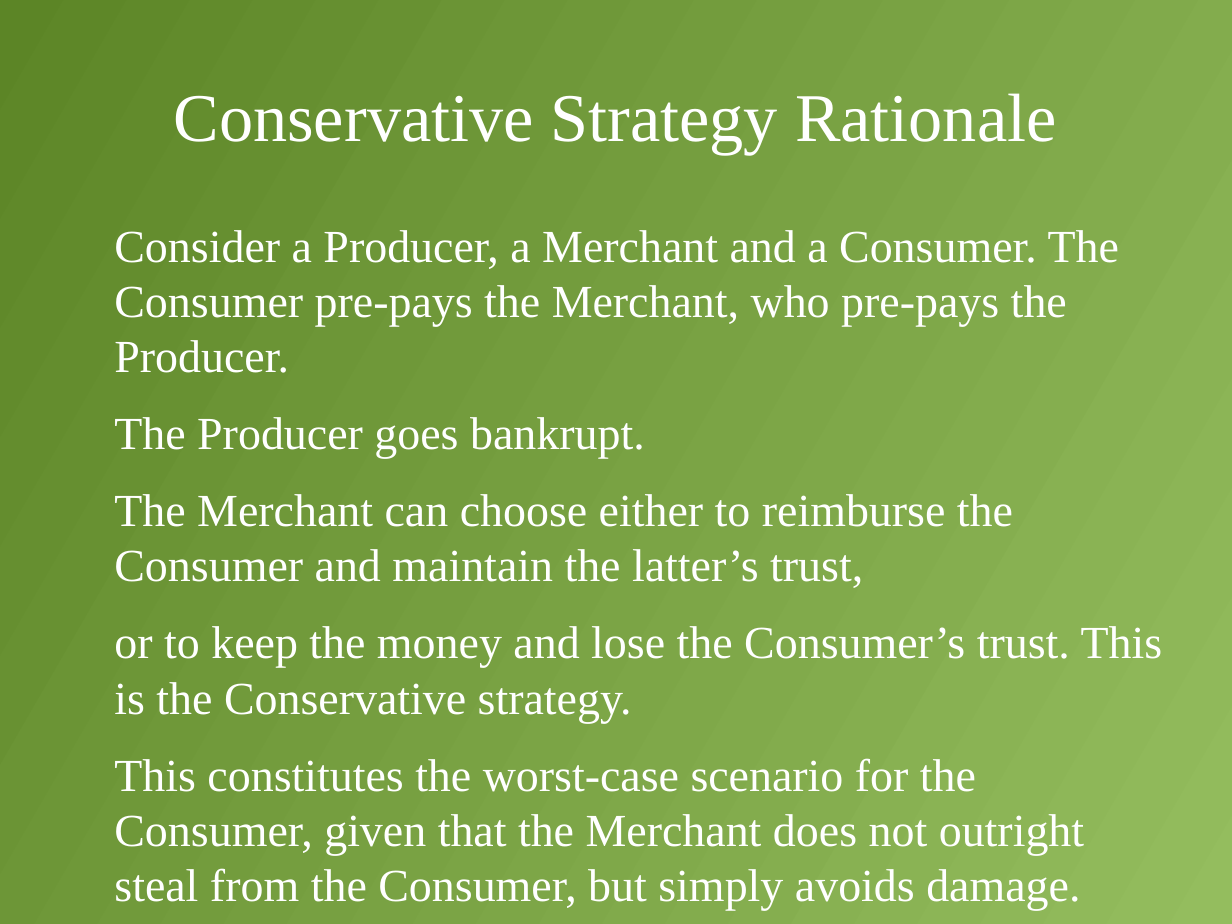
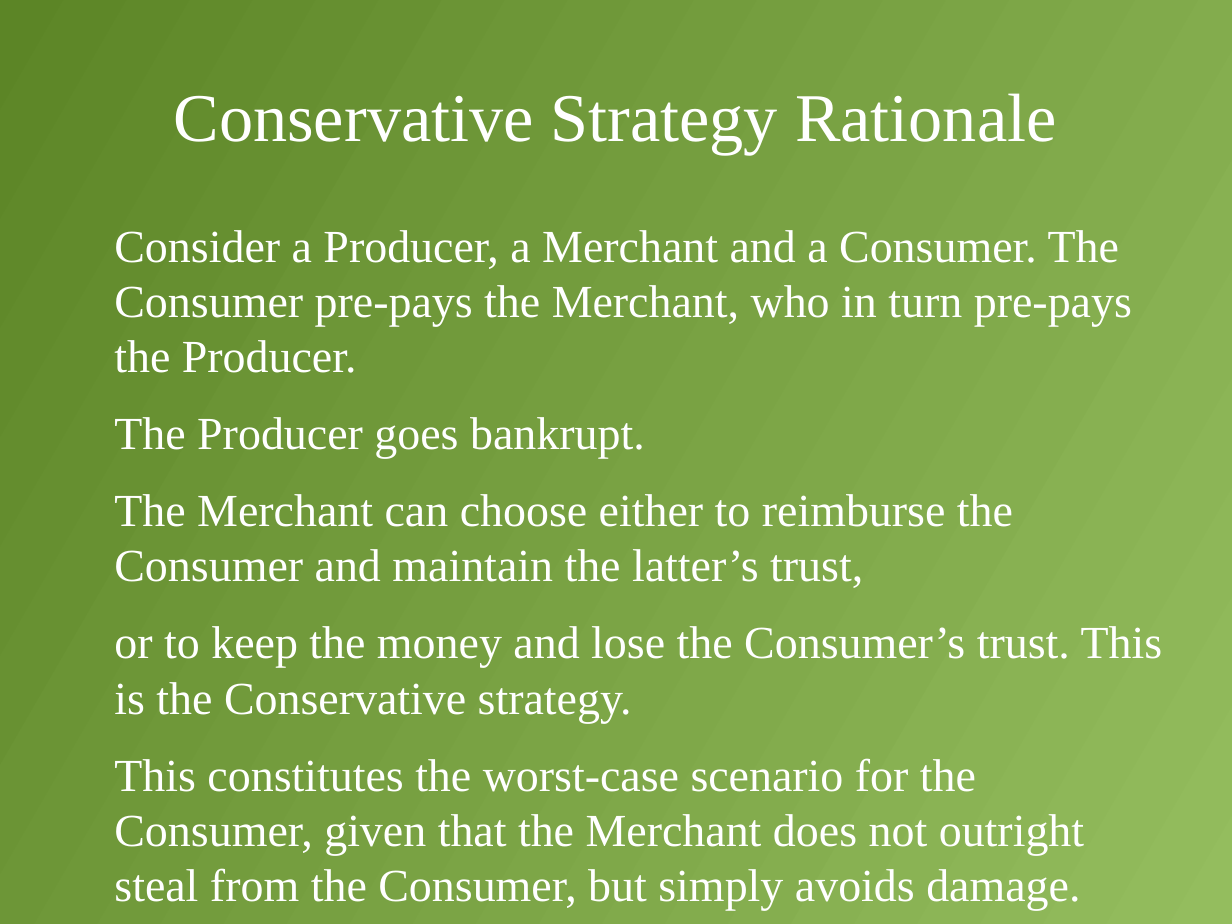
Before and after one commit to decrypto-org/TrustIsRisk, a slide deck: slide 12 of presentations/AtheCrypt10-1-2017/AtheCrypt10-1-2017.odp. Drawn at 1232x924 pixels with LibreOffice and Linux fonts; fonts in the diff are those of the drawing. Boxes give left, top, right and bottom in pixels: in the first picture for what was removed or moved away, otherwise in the second. Text is boxed around its words. In the diff, an @@ line names an element or a change of style, - is before the commit and + after.

```diff
--- a/presentations/AtheCrypt10-1-2017/AtheCrypt10-1-2017.odp
+++ b/presentations/AtheCrypt10-1-2017/AtheCrypt10-1-2017.odp
@@ text at (114,230,1132,373): text changed @@
-Consider a Producer, a Merchant and a Consumer. The Consumer pre-pays the Merchant, who pre-pays the Producer.
+Consider a Producer, a Merchant and a Consumer. The Consumer pre-pays the Merchant, who in turn pre-pays the Producer.
```
Also in this commit, not shown: 2 other slides changed.
